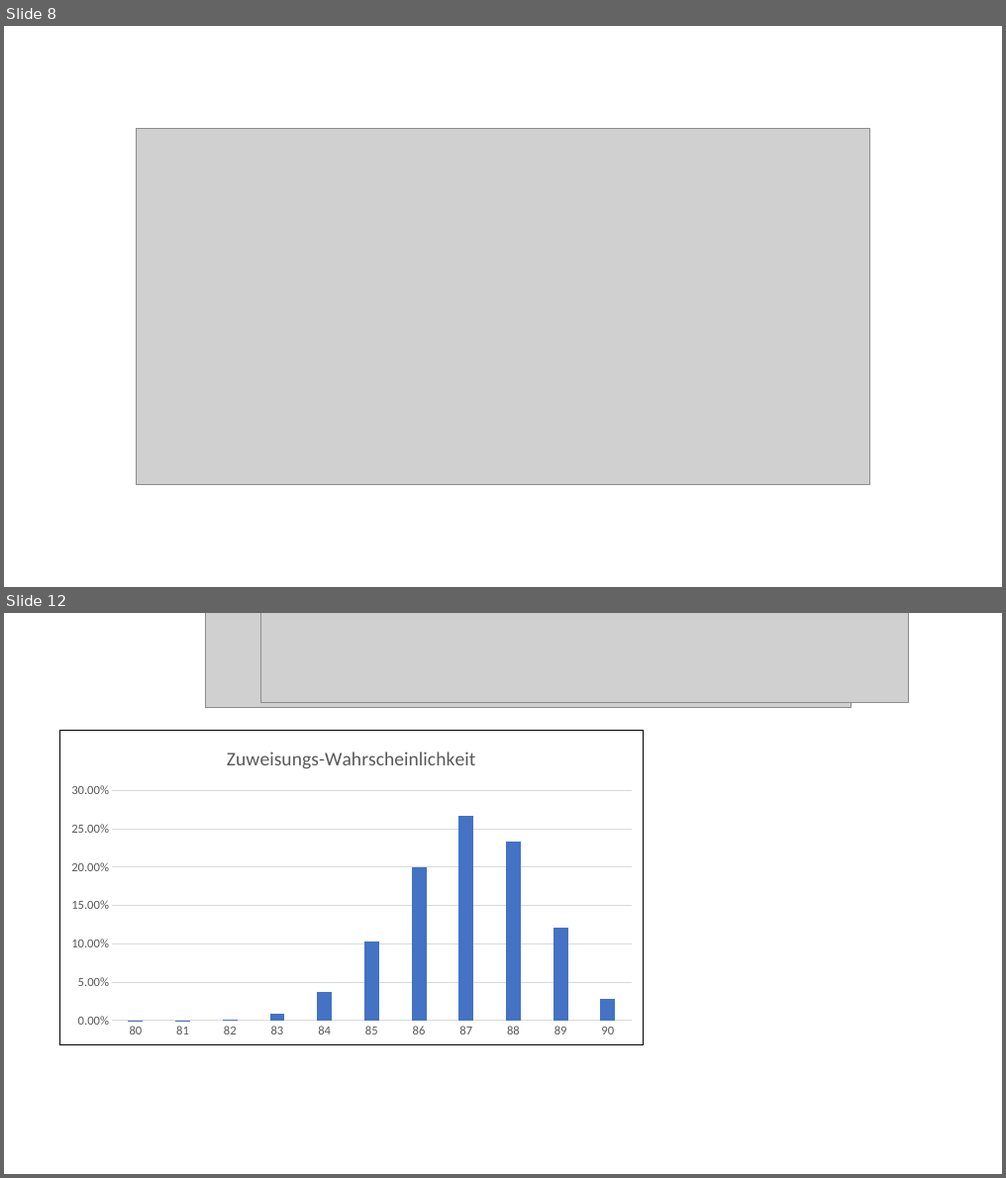
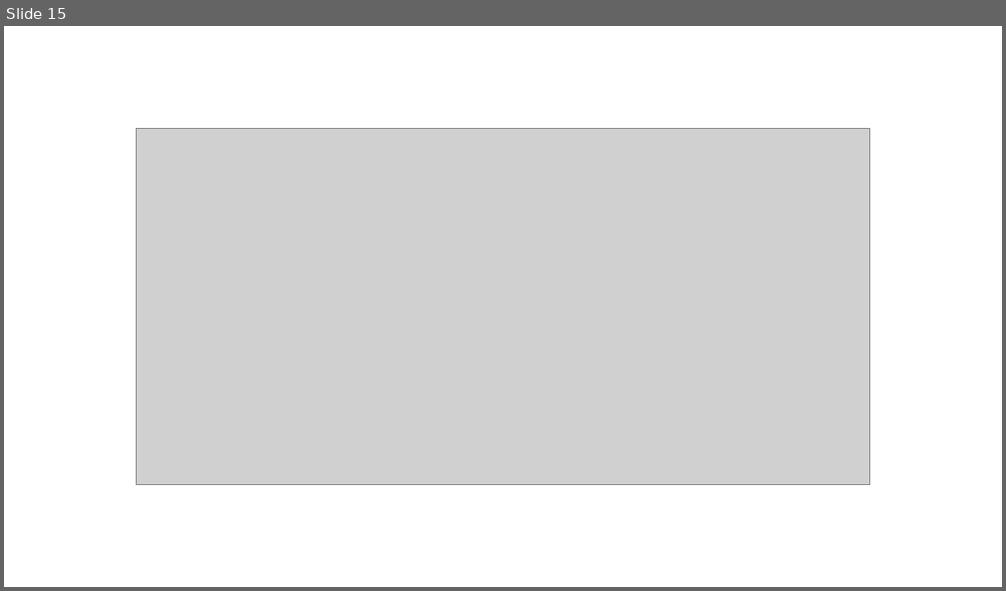
Before and after one commit to ChristianSchorr/repeated_games_pse, a slide deck: Dokumente/pflichtenheft/Vortrag/präsentation.pptx. Shown one above the other, each under a label of ours: slides 8 and 12 before the commit, slide 15 after it; the slides between them are not shown. The pictures are 1006x1178 and 1006x591 pixels, drawn with LibreOffice and Linux fonts; fonts in the diff are those of the drawing; grey boxes stand for pictures. Boxes give left, top, right and bottom in pixels: in the first picture for what was removed or moved away, otherwise in the second. Text is boxed around its words. In the diff, an @@ line names an element or a change of style, - is before the commit and + after.

```diff
--- a/Dokumente/pflichtenheft/Vortrag/präsentation.pptx
+++ b/Dokumente/pflichtenheft/Vortrag/präsentation.pptx
@@ slide 12 removed at <box>4,613,1002,1174</box>, background #FFFFFF @@
@@ picture removed at <box>205,613,850,708</box> @@
@@ picture removed at <box>261,613,909,702</box> @@
@@ column chart removed at <box>60,731,644,1045</box> @@
-title "Zuweisungs-Wahrscheinlichkeit "
-categories: 80, 81, 82, 83, 84, 85, 86, 87, 88, 89, 90
-Series 1: 0, 0, 0.001, 0.009, 0.037, 0.103, 0.2, 0.267, 0.233, 0.121, 0.028
@@ what was slide 8 is now slide 15 @@
```
Also in this commit, not shown: 1 slide changed, 15 slides added, 7 other slides removed, 6 other files.
